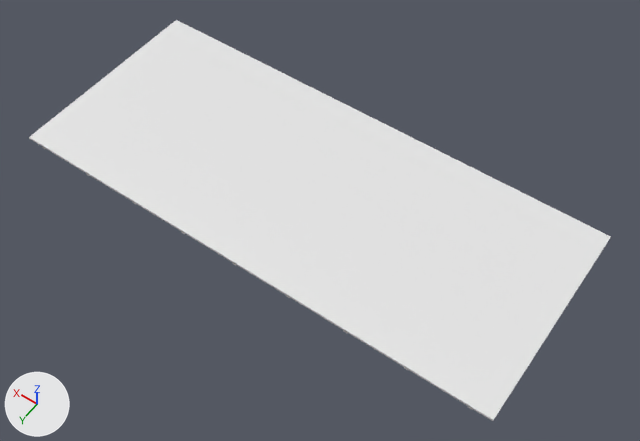
Two versions of the glTF model src/tools/assets/architecture/parking-ceiling.glb, one commit apart.
Rendered twice from a camera (50 mm lens) standing at (-163.0, 218.0, 322.0) and looking at (-13.0, 7.0, -11.0). The axes (+X, +Y, +Z) are drawn at lower left. The lights are the same throughout. The first picture is the older version. Vertices at exactly the same position are counted once.

In view in the first picture: 'surface:concrete'.
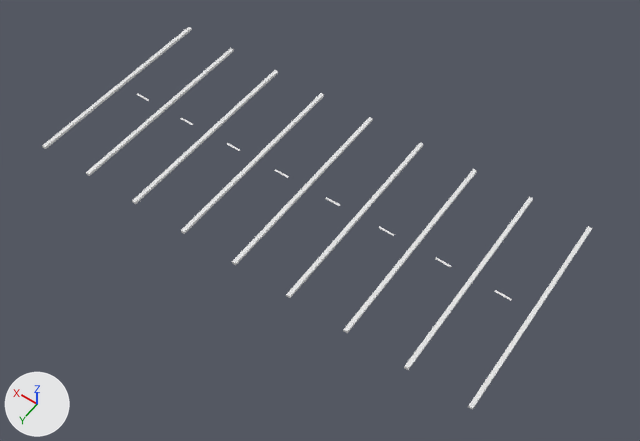
The change in detail:
me_surface_concrete is used by ob_surface_concrete; location (0.0, 0.0, 0.0).
me_surface_concrete had 80 vertices, 120 faces and spanned x -130.0..130.0, y -55.0..55.0, z -1.0..0.0.
me_surface_concrete now has 72 vertices, 108 faces and spans x -121.0..121.0, y -55.0..55.0, z -1.0..0.0.
me_surface_concrete part 1: the loose piece of 8 vertices spanning x -130.0..130.0, y -55.0..55.0, z 0.0 is deleted.

What differs and where, as boxes [x1, y1, x2, y2] in the pictures (640 x 441 px):
'surface:concrete', reshaped
    before: [29, 20, 611, 421]
    after: [42, 27, 592, 410]
part 1 of me_surface_concrete, deleted
    before: [29, 20, 611, 421]
